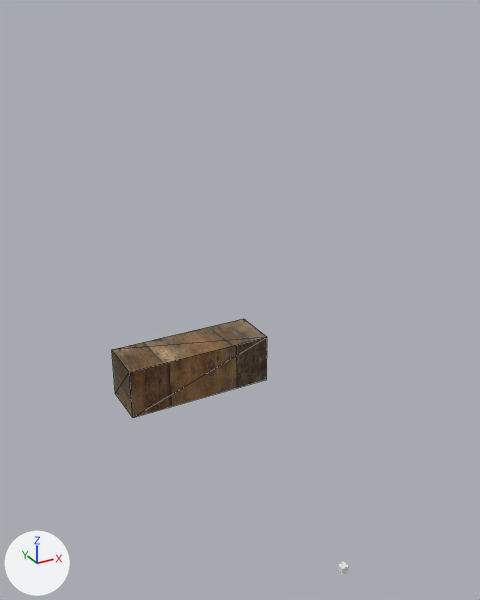
Before and after pictures for a commit that changed the Blender file x64/Debug/EditorMGameEngine.blend.
Both versions are drawn from a 50 mm lens placed at (-79.0, -129.0, 153.0), pointed at (30.0, 69.0, 54.0). Lighting does not change. The marker at lower left points along +X, +Y and +Z. The picture after the commit comes second. Mesh edges are drawn as thin lines on the coarser meshes.
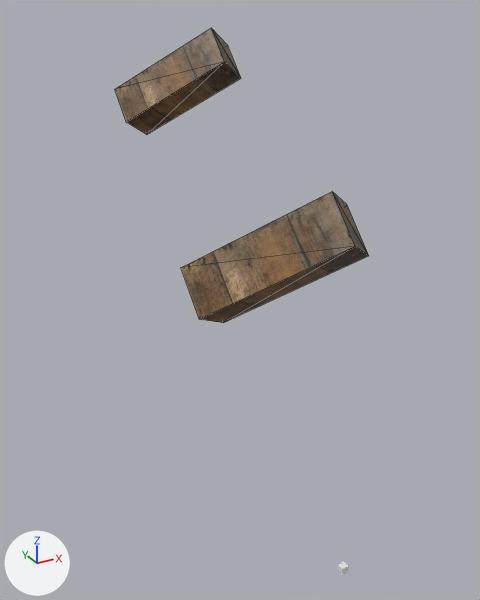
Where the change shows, as pixel boxes [x1, y1, x2, y2] in the pictures (480 x 600 px):
'Cube.001', moved, turned: before [112, 319, 267, 418]; after [181, 192, 369, 323]
'Cube.002', added (brown): after [115, 28, 241, 134]

The change, as a list of edits to the scene's bpy script:
```text
Add img_wood_png_001:
    img_wood_png_001 = load_image('wood.png.001', '../../MGameEngine/textures/wood.png', 768, 565, 'sRGB')
Add mat_material_002:
    mat_material_002 = principled_material('Material.002')
    mat_material_002.texture = img_wood_png_001
Add me_cube_001:
    me_cube_001.from_pydata(...)  # a box spanning x -26.4..26.4, y -8.9..8.9, z -8.9..8.9
    me_cube_001.materials.append(mat_material_002)  # picture img_wood_png_001
Change ob_cube_001:
    ob_cube_001.location: (7.6, 64.6, 34.5) -> (24.0, 36.3, 80.7)
    ob_cube_001.rotation_euler: (0.0, 0.0, 0.0) -> (1.024, -0.522, -0.664)  # degrees (0, 0, 0) -> degrees (59, -30, -38)
Add ob_cube_002:
    ob_cube_002 = bpy.data.objects.new('Cube.002', me_cube_001)
    ob_cube_002.location = (49.5, 163.7, 121.2)
    ob_cube_002.rotation_euler = (1.024, -0.522, -0.664)  # degrees (59, -30, -38)
    _m = ob_cube_002.modifiers.new('Triangulate', 'TRIANGULATE')
```
